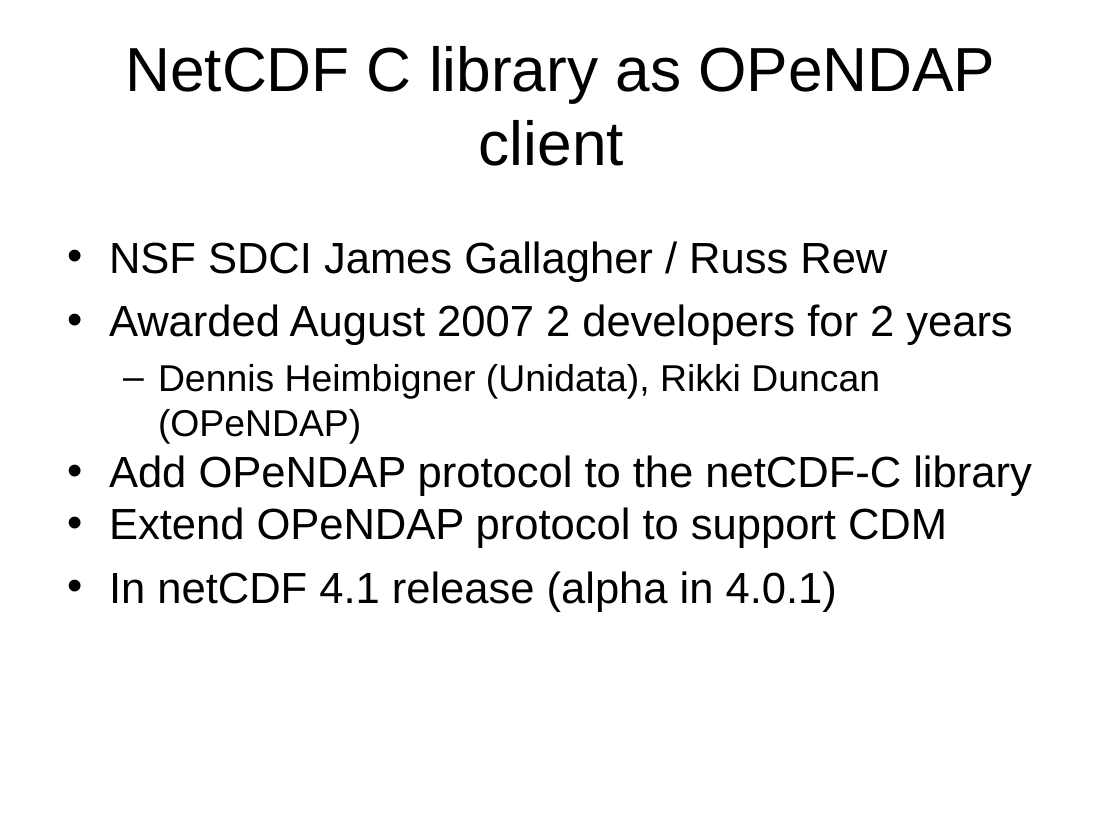
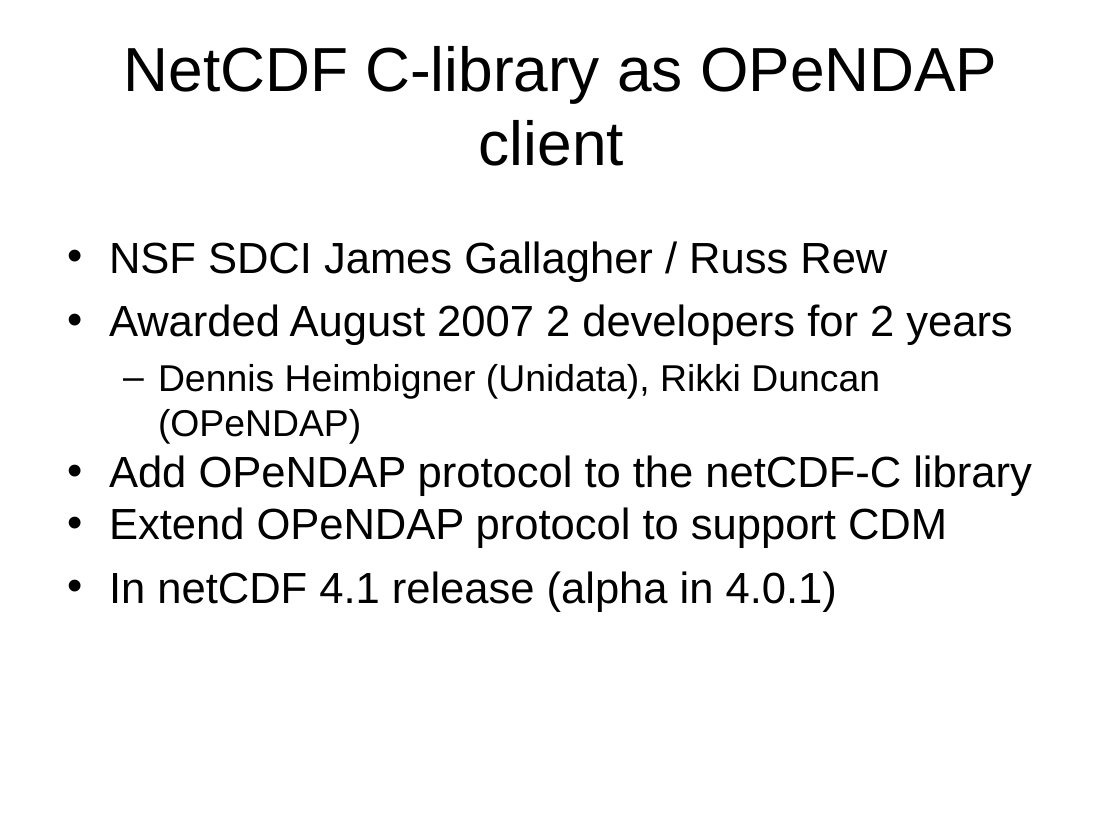
Before and after one commit to ooici-eoi/THREDDS, a slide deck: slide 6 of docs/web/thredds/tech/tutorial/TDS Data Services.ppt. Drawn at 1120x840 pixels with LibreOffice and Linux fonts; fonts in the diff are those of the drawing; background and template pictures are left out. Boxes give left, top, right and bottom in pixels: in the first picture for what was removed or moved away, otherwise in the second. Text is boxed around its words. In the diff, an @@ line names an element or a change of style, - is before the commit and + after.

```diff
--- a/docs/web/thredds/tech/tutorial/TDS Data Services.ppt
+++ b/docs/web/thredds/tech/tutorial/TDS Data Services.ppt
@@ title at [124,46,997,166]: text changed @@
-NetCDF C library as OPeNDAP client
+NetCDF C-library as OPeNDAP client
```
Also in this commit, not shown: 3 other slides changed, 8 slides added, 13 slides removed, 6 other files.
